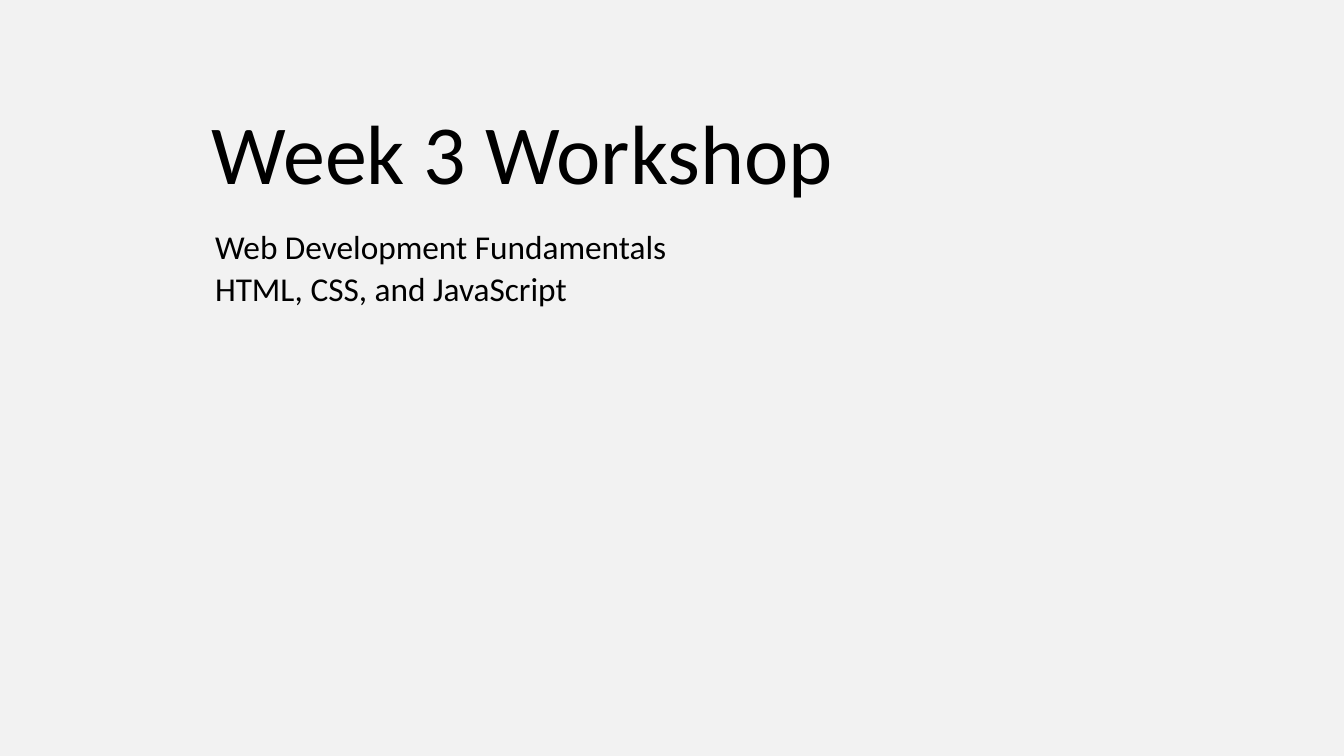
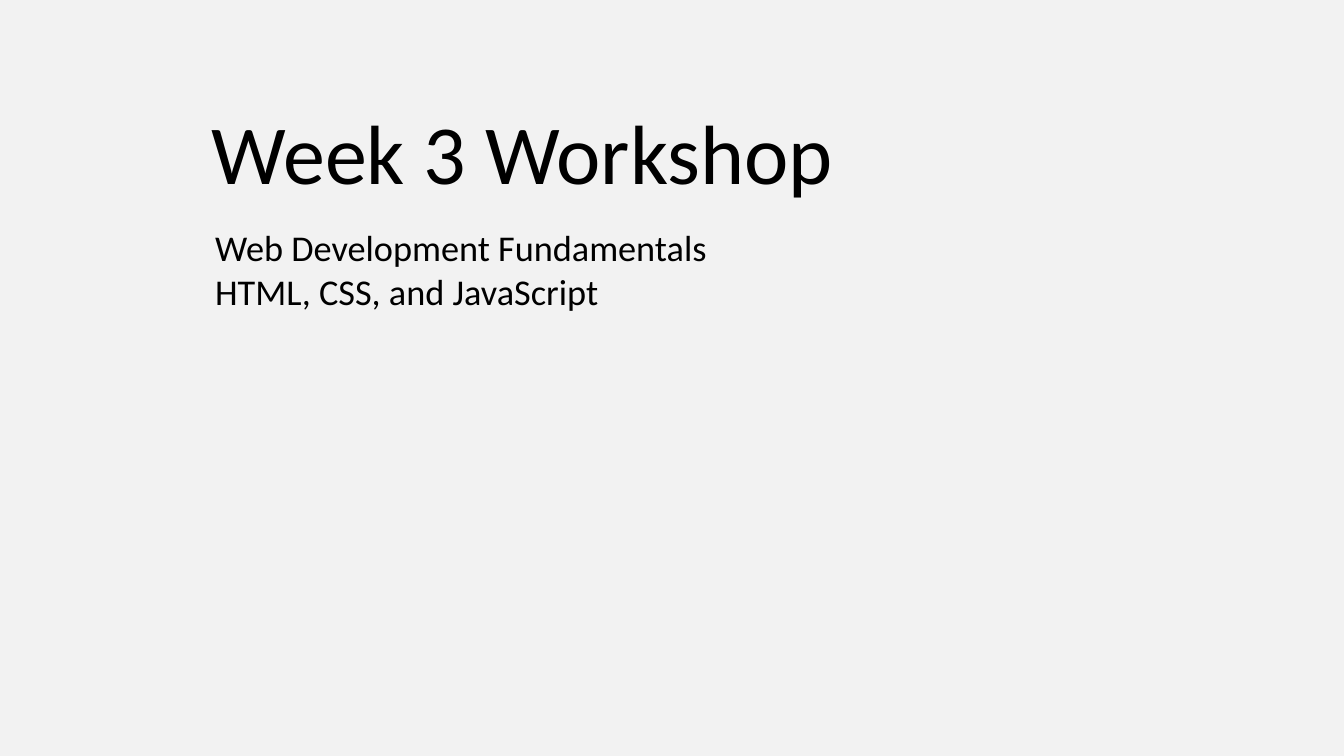
Before and after one commit to stephanieraymos/6-2021-cohort-week-3, a slide deck: slide 1 of Slides/Slides-week3.pptx. Drawn at 1344x756 pixels with LibreOffice and Linux fonts; fonts in the diff are those of the drawing; background and template pictures are left out. Boxes give left, top, right and bottom in pixels: in the first picture for what was removed or moved away, otherwise in the second. Text is boxed around its words. In the diff, an @@ line names an element or a change of style, - is before the commit and + after.

```diff
--- a/Slides/Slides-week3.pptx
+++ b/Slides/Slides-week3.pptx
@@ subtitle "Web Development Fundamentals" at [215, 235, 706, 311]: size 23.8 to 25.9 pt @@
```
Also in this commit, not shown: 3 other slides changed, 4 slides removed, 1 other file.
